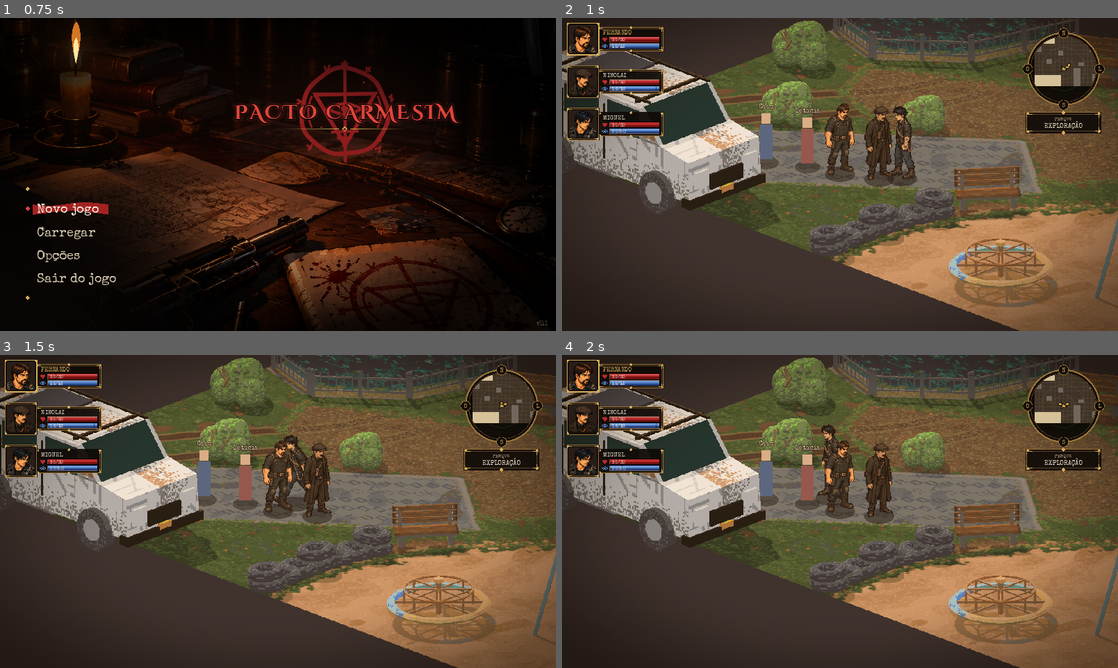
Above: before the commit, frames 1-4 (two rows, left to right).
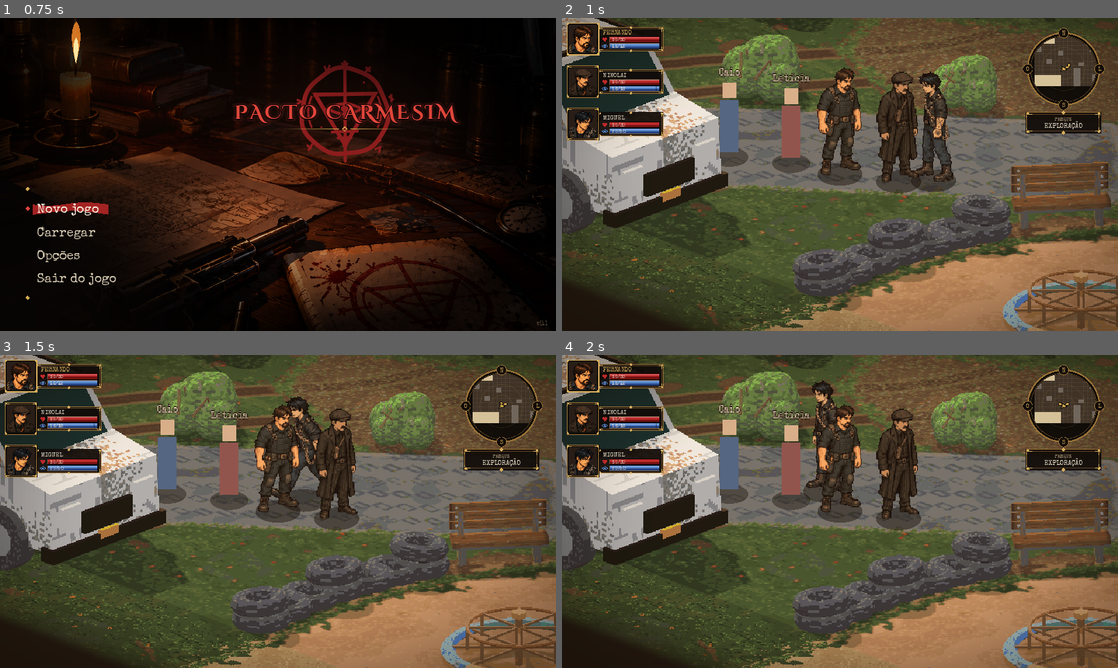
Above: after the commit, the same moments.

Repository: Brombilaa/game
Game: Godot game, scene res://scenes/menu/main_menu.tscn
The game is run twice, just before and just after one commit, with the same random seed, the same clock (stepped at 60 frames per second) and the same inputs.
Inputs (mouse positions are in pixels of both pictures, inside the frame that each line leads up to):
- Up to frame 1 (0.75 s): tap Enter (ui_accept) at 0.5 s; hold Right (ui_right) from 0.53 s (still down); tap R at 0.6 s; click (278, 174) at 0.67 s
- Up to frame 2 (1 s): keep holding Right (ui_right); tap Enter (ui_accept) at 0.77 s
- Up to frame 3 (1.5 s): move the mouse to (166, 527) at 1.27 s; release Right (ui_right) at 1.28 s; hold Down (ui_down) from 1.28 s (still down); tap Space at 1.35 s
- Up to frame 4 (2 s): keep holding Down (ui_down); tap Enter (ui_accept) at 1.52 s

Frame 1 is identical in both runs. In frame 2, 60% of the frame differs, in the area x 0-100%, y 0-100%; in frame 3, 59%; in frame 4, 59%.
Error in both runs: Cannot call method 'set_input_as_handled' on a null value. (res://scripts/ui/main_menu.gd:358)

Commit message:
Parque: câmera 1,5x, fundo estendido e névoa curta (#67)
* Cenário do parque em dados: fundo aprovado, colisões, pistas e gatilhos

Co-Authored-By: Claude Sonnet 5.5 <noreply@anthropic.com>
Claude-Session: https://claude.ai/code/session_01EDsCLD53ZdD8X5Veo2XZN1

* Parque como sala inicial jogável: fundo, colisões, pistas e combate da árvore

Co-Authored-By: Claude Sonnet 5.5 <noreply@anthropic.com>
Claude-Session: https://claude.ai/code/session_01EDsCLD53ZdD8X5Veo2XZN1

* Parque: van, sebes e o arbusto da árvore como parede, com a área da van e das sebes corrigida

Co-Authored-By: Claude Sonnet 5.5 <noreply@anthropic.com>
Claude-Session: https://claude.ai/code/session_01EDsCLD53ZdD8X5Veo2XZN1

* Parque: personagens passam atrás da árvore, da van, dos bancos e das sebes (recortes de oclusão)

Co-Authored-By: Claude Sonnet 5.5 <noreply@anthropic.com>
Claude-Session: https://claude.ai/code/session_01EDsCLD53ZdD8X5Veo2XZN1

* Parque: áreas de colisão maiores na árvore, nos arbustos e nos pneus

Co-Authored-By: Claude Sonnet 5.5 <noreply@anthropic.com>
Claude-Session: https://claude.ai/code/session_01EDsCLD53ZdD8X5Veo2XZN1

* Iluminação do parque: entardecer quente com vinheta suave

Co-Authored-By: Claude Sonnet 5.5 <noreply@anthropic.com>
Claude-Session: https://claude.ai/code/session_01EDsCLD53ZdD8X5Veo2XZN1

* Corrige o tipo no teste da vinheta

Co-Authored-By: Claude Sonnet 5.5 <noreply@anthropic.com>
Claude-Session: https://claude.ai/code/session_01EDsCLD53ZdD8X5Veo2XZN1

* Entardecer quente como véu translúcido (Godot 4 não tem draw_set_modulate)

Co-Authored-By: Claude Sonnet 5.5 <noreply@anthropic.com>
Claude-Session: https://claude.ai/code/session_01EDsCLD53ZdD8X5Veo2XZN1

* Parque: fora da borda do parque fica escuro em vez do cinza do render

Co-Authored-By: Claude Sonnet 5.5 <noreply@anthropic.com>
Claude-Session: https://claude.ai/code/session_01EDsCLD53ZdD8X5Veo2XZN1

* Parque: câmera 1,5x com fundo estendido e névoa curta; entardecer mais leve

Terreno e lago continuam além do mapa (script em tools/cenarios), o canto some em névoa
redonda feita do borrão das próprias cores, o HUD mantém o tamanho na tela.

Co-Authored-By: Claude Sonnet 5.5 <noreply@anthropic.com>
Claude-Session: https://claude.ai/code/session_01EDsCLD53ZdD8X5Veo2XZN1

* Parque: mata extra no canto da direita do fundo estendido (tufos de vários tamanhos e folhagens)

Co-Authored-By: Claude Sonnet 5.5 <noreply@anthropic.com>
Claude-Session: https://claude.ai/code/session_01EDsCLD53ZdD8X5Veo2XZN1

* Parque: mata fora da zona do parquinho e dos pneus

Co-Authored-By: Claude Sonnet 5.5 <noreply@anthropic.com>
Claude-Session: https://claude.ai/code/session_01EDsCLD53ZdD8X5Veo2XZN1

---------

Co-authored-by: Claude <noreply@anthropic.com>

Diff:
--- a/data/cenarios/parque.json
+++ b/data/cenarios/parque.json
@@ -6,6 +6,11 @@
 		"arquivo": "res://assets/sprites/cenario/parque/fundo.png",
 		"_origem": "ponto da imagem (px) onde cai o ponto (0, 0) da sala; a imagem foi renderizada com 48 px por unidade na horizontal e 18,13 px na vertical (câmera de 22°, não os 24 px do losango 2:1 da sala de teste)",
 		"origem": [760, 133],
+    "estendido": {
+      "arquivo": "res://assets/sprites/cenario/parque/fundo_estendido.png",
+      "_origem": "terreno e lago estendidos além do mapa (tools/cenarios/estender_fundo.py); pos é o canto da imagem em px do fundo",
+      "pos": [-84, 86]
+    },
 		"escala_tela": [48.0, 18.13]
 	},
 	"_oclusores": "recortes do fundo (mesmos pixels) desenhados por cima de quem está atrás do objeto; pos = canto do recorte na imagem do fundo; a ordem usa o retângulo de colisão de mesmo id (gerados por fonte_3d/shot3.js)",
--- a/scripts/core/scenario.gd
+++ b/scripts/core/scenario.gd
@@ -9,6 +9,8 @@
 var size := Vector2.ZERO
 var backdrop_path := ""
 var backdrop_origin := Vector2.ZERO  # ponto da imagem (px) onde cai o ponto (0, 0) da sala
+var extended_path := ""  # fundo estendido além do mapa (opcional)
+var extended_pos := Vector2.ZERO  # canto da imagem estendida, em px do fundo
 var screen_scale := Vector2.ZERO  # px de tela por unidade da sala, em x e em y
 var party_start: Array[Vector2] = []
 var npcs := {}  # id -> posição
@@ -112,6 +114,9 @@
 	var bg: Dictionary = data.get("fundo", {})
 	backdrop_path = str(bg.get("arquivo", ""))
 	backdrop_origin = _vec(bg.get("origem"))
+	var ext: Dictionary = bg.get("estendido", {})
+	extended_path = str(ext.get("arquivo", ""))
+	extended_pos = _vec(ext.get("pos"))
 	screen_scale = _vec(bg.get("escala_tela"))
 	if id == "" or size == Vector2.ZERO or screen_scale == Vector2.ZERO:
 		errors.append("faltam id, tamanho ou escala_tela")
--- a/scripts/exploration/parque.gd
+++ b/scripts/exploration/parque.gd
@@ -16,13 +16,16 @@
 const CLUE_CLICK_FACTOR := 0.7  # fração do raio da pista em que o clique vale
 const CLUE_HINT_RANGE := 260.0  # o brilho da pista aparece quando o controlado chega perto
 const STAND_FACTOR := 0.85  # distância de parada, em fração do raio da pista
-const DUSK_TINT := Color(0.95, 0.55, 0.2, 0.13)  # véu do entardecer quente (Léo escolheu o modelo A, 30/10)
+const DUSK_TINT := Color(0.95, 0.55, 0.2, 0.09)  # véu do entardecer quente (Léo escolheu o modelo A, 30/10)
+const VOID_COLOR := Color(0.078, 0.07, 0.063)  # além da névoa do fundo estendido
+const CAMERA_ZOOM := 1.5  # câmera aproximada: o fundo estendido cobre o que ela mostra (Léo, 30/10)
 const VIGNETTE_SIZE := 128  # textura da vinheta, esticada sobre a tela
-const VIGNETTE_STRENGTH := 0.55
+const VIGNETTE_STRENGTH := 0.4
 const FRAME_BG := Color(0.063, 0.043, 0.031, 0.95)
 
 var scenario: Scenario
 var backdrop: Texture2D
+var extended: Texture2D  # fundo com terreno e lago além do mapa
 var occluder_textures := {}  # id -> recorte do fundo
 var seen_clues: Array[String] = []
 var pending_clue := ""
@@ -37,15 +40,25 @@
 	scenario = Scenario.load_id(SCENARIO_ID)
 	assert(scenario.ok(), "\n".join(scenario.errors))
 	backdrop = load(scenario.backdrop_path)
+	if scenario.extended_path != "":
+		extended = load(scenario.extended_path)
 	for o in scenario.occluders:
 		occluder_textures[o["id"]] = load(o["arquivo"])
 	_load_layout()
 	super()
 	var corners := [_iso(Vector2.ZERO), _iso(Vector2(scenario.size.x, 0)), _iso(Vector2(0, scenario.size.y)), _iso(scenario.size)]
-	camera.limit_left = int(corners[2].x) - 16
-	camera.limit_right = int(corners[1].x) + 16
-	camera.limit_top = int(corners[0].y) - 16
-	camera.limit_bottom = int(corners[3].y) + 16
+	camera.zoom = Vector2(CAMERA_ZOOM, CAMERA_ZOOM)
+	if extended:  # a câmera nunca sai da imagem estendida
+		var top_left := scenario.extended_pos - scenario.backdrop_origin
+		camera.limit_left = int(top_left.x)
+		camera.limit_top = int(top_left.y)
+		camera.limit_right = int(top_left.x) + extended.get_width()
+		camera.limit_bottom = int(top_left.y) + extended.get_height()
+	else:
+		camera.limit_left = int(corners[2].x) - 16
+		camera.limit_right = int(corners[1].x) + 16
+		camera.limit_top = int(corners[0].y) - 16
+		camera.limit_bottom = int(corners[3].y) + 16
 	vignette = _make_vignette()
 	_build_dialog()
 
@@ -121,6 +134,10 @@
 
 func _draw() -> void:
 	var font := ThemeDB.fallback_font
+	var view := get_canvas_transform().affine_inverse() * Rect2(Vector2.ZERO, get_viewport_rect().size)
+	draw_rect(view, VOID_COLOR)  # fora do parque é escuro, não o cinza do render
+	if extended:
+		draw_texture(extended, scenario.extended_pos - scenario.backdrop_origin)
 	draw_texture(backdrop, -scenario.backdrop_origin)
 	if mode == Mode.EXPLORATION:
 		for e in enemies:
@@ -154,12 +171,23 @@
 	if mode == Mode.COMBAT:
 		_draw_preview(font)
 	# Véu quente e vinheta cobrem o cenário e os personagens, mas ficam por baixo do HUD.
-	var view := get_canvas_transform().affine_inverse() * Rect2(Vector2.ZERO, get_viewport_rect().size)
 	draw_rect(view, DUSK_TINT)
 	draw_texture_rect(vignette, view, false)
 	_draw_hud(font)
 	for p in popups:
 		_draw_popup(font, p)
+
+
+# Com a câmera aproximada o HUD é desenhado com a escala inversa ao zoom, para continuar do mesmo
+# tamanho na tela: ponto da tela s vira s - origem do canvas, e o zoom devolve o tamanho.
+func _hud_to_world() -> Transform2D:
+	return Transform2D(0.0, -get_canvas_transform().origin)
+
+
+func _draw_hud(font: Font) -> void:
+	draw_set_transform(Vector2.ZERO, 0.0, Vector2.ONE / CAMERA_ZOOM)
+	super(font)
+	draw_set_transform(Vector2.ZERO)
 
 
 # Figura provisória de NPC (corpo, cabeça e nome) até a arte do Caio e da Letícia existir.
--- a/scripts/exploration/test_room.gd
+++ b/scripts/exploration/test_room.gd
@@ -1232,7 +1232,7 @@
 # grupo à esquerda, ordem dos turnos no topo, radar à direita e, no turno do jogador, PA, ações e
 # fim do turno no rodapé. Desenhado em pixels da tela (960×540).
 func _draw_hud(font: Font) -> void:
-	var to_world := get_canvas_transform().affine_inverse()
+	var to_world := _hud_to_world()
 	for i in party.size():
 		_draw_sheet(font, party[i], to_world * _portrait_rect(i).position)
 	_draw_minimap(font, to_world)
@@ -1240,6 +1240,12 @@
 		_draw_turn_order(font, to_world)
 		if _player_ready():
 			_draw_actions(font, to_world)
+
+
+# Da posição na tela (960×540) para onde o HUD é desenhado. Com a câmera aproximada o parque desenha o
+# HUD com escala inversa ao zoom e troca isto por uma translação.
+func _hud_to_world() -> Transform2D:
+	return get_canvas_transform().affine_inverse()
 
 
 # Moldura A: placa escura, filete duplo de bronze e cantoneiras com voluta e losango.
--- a/tests/test_parque.gd
+++ b/tests/test_parque.gd
@@ -65,6 +65,16 @@
 	_check(img.get_pixel(mid, mid).a < 0.01, "o centro da vinheta fica livre")
 	_check(img.get_pixel(0, 0).a > 0.3, "a borda da vinheta escurece")
 
+	# Câmera aproximada com fundo estendido: o mapa inteiro fica dentro dos limites da câmera.
+	_check(room.camera.zoom.is_equal_approx(Vector2(1.5, 1.5)), "câmera em 1,5x")
+	_check(room.extended != null, "o fundo estendido carrega")
+	var limits := Rect2(room.camera.limit_left, room.camera.limit_top, room.camera.limit_right - room.camera.limit_left, room.camera.limit_bottom - room.camera.limit_top)
+	for corner in [Vector2.ZERO, Vector2(room.scenario.size.x, 0), Vector2(0, room.scenario.size.y), room.scenario.size]:
+		_check(limits.has_point(room._iso(corner)), "o canto do mapa fica dentro dos limites da câmera")
+	_check(limits.size.x > 1700 and limits.size.y > 650, "os limites cobrem o fundo estendido")
+	var hud_origin: Vector2 = room._hud_to_world() * Vector2.ZERO
+	_check(hud_origin.is_equal_approx(-room.get_canvas_transform().origin), "o HUD parte da origem do canvas, sem o zoom")
+
 	print("Falhas: %d" % failures)
 	quit(1 if failures > 0 else 0)
 
Binary file changed: assets/sprites/cenario/parque/fundo.png
Binary file added: assets/sprites/cenario/parque/fundo_estendido.png
